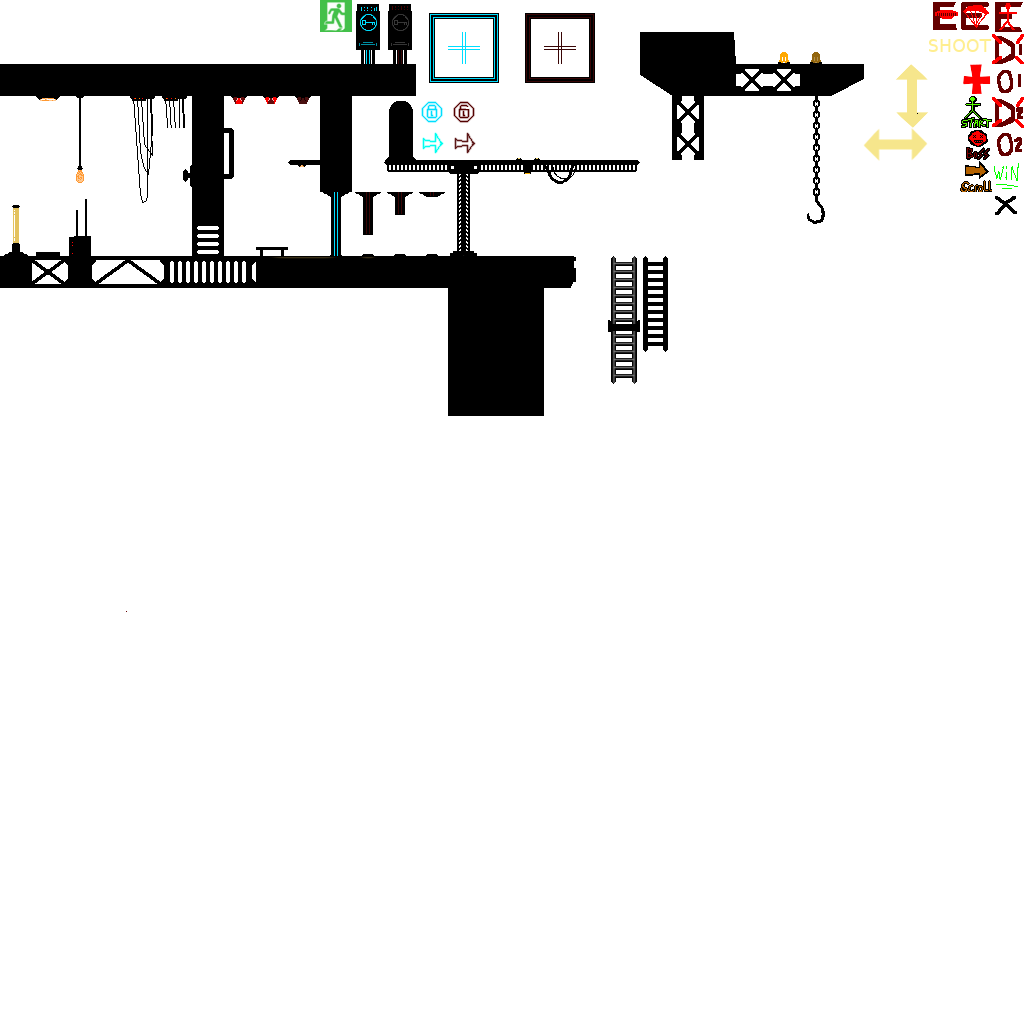
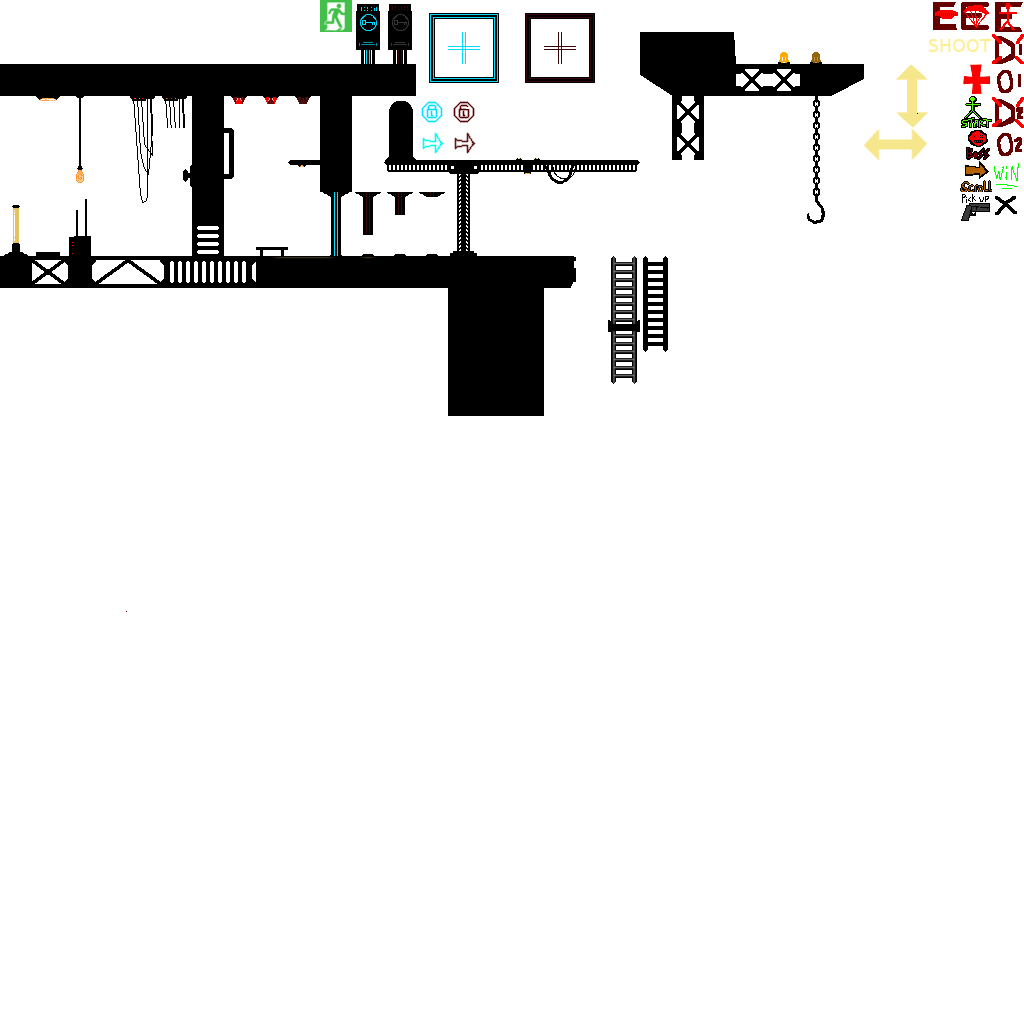
Comparing the layer stacks of the two 1024x1024 images. Changes:
painted on "Layer" over (961, 194, 990, 221)
